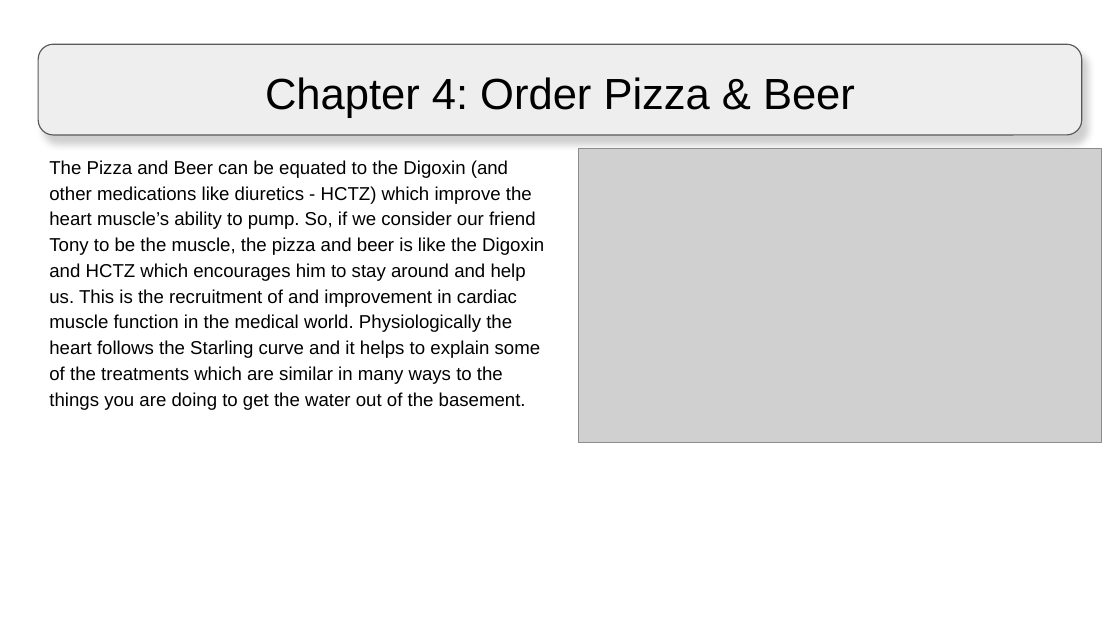
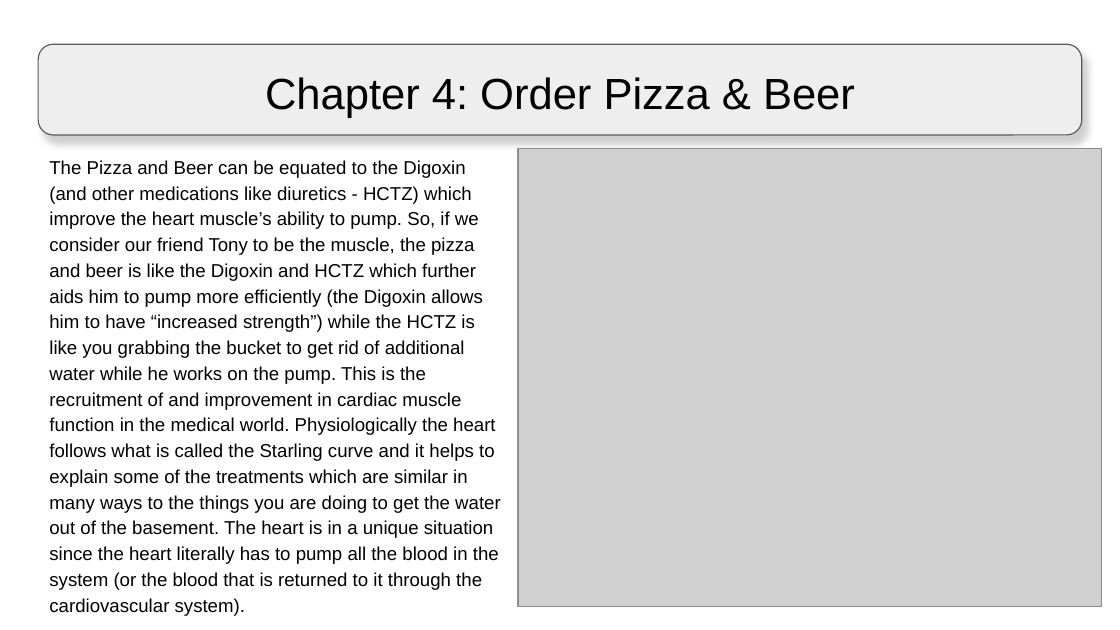
Before and after one commit to lkaicher/HeartBasement, a slide deck: slide 5 of Assets/Game/Gui/Explanation/Sprites/CHF Slides.pptx. Drawn at 1120x630 pixels with LibreOffice and Linux fonts; fonts in the diff are those of the drawing; grey boxes stand for pictures; background and template pictures are left out. Boxes give left, top, right and bottom in pixels: in the first picture for what was removed or moved away, otherwise in the second. Text is boxed around its words. In the diff, an @@ line names an element or a change of style, - is before the commit and + after.

```diff
--- a/Assets/Game/Gui/Explanation/Sprites/CHF Slides.pptx
+++ b/Assets/Game/Gui/Explanation/Sprites/CHF Slides.pptx
@@ picture: place and size @@
-picture at bbox=[579, 149, 1102, 442]
+picture at bbox=[519, 149, 1102, 607]
@@ text at bbox=[49, 160, 501, 616]: text changed @@
-The Pizza and Beer can be equated to the Digoxin (and other medications like diuretics - HCTZ) which improve the heart muscle’s ability to pump. So, if we consider our friend Tony to be the muscle, the pizza and beer is like the Digoxin and HCTZ which encourages him to stay around and help us. This is the recruitment of and improvement in cardiac muscle function in the medical world. Physiologically the heart follows the Starling curve and it helps to explain some of the treatments which are similar in many ways to the things you are doing to get the water out of the basement.
+The Pizza and Beer can be equated to the Digoxin (and other medications like diuretics - HCTZ) which improve the heart muscle’s ability to pump. So, if we consider our friend Tony to be the muscle, the pizza and beer is like the Digoxin and HCTZ which further aids him to pump more efficiently (the Digoxin allows him to have “increased strength”) while the HCTZ is like you grabbing the bucket to get rid of additional water while he works on the pump. This is the recruitment of and improvement in cardiac muscle function in the medical world. Physiologically the heart follows what is called the Starling curve and it helps to explain some of the treatments which are similar in many ways to the things you are doing to get the water out of the basement. The heart is in a unique situation since the heart literally has to pump all the blood in the system (or the blood that is returned to it through the cardiovascular system).
```
Also in this commit, not shown: 7 other slides changed, 22 other files.
